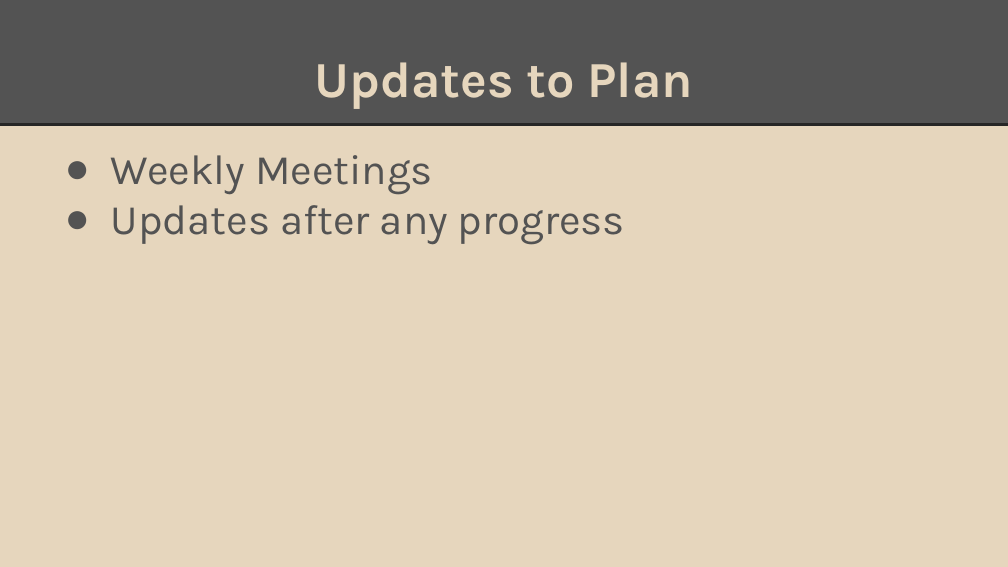
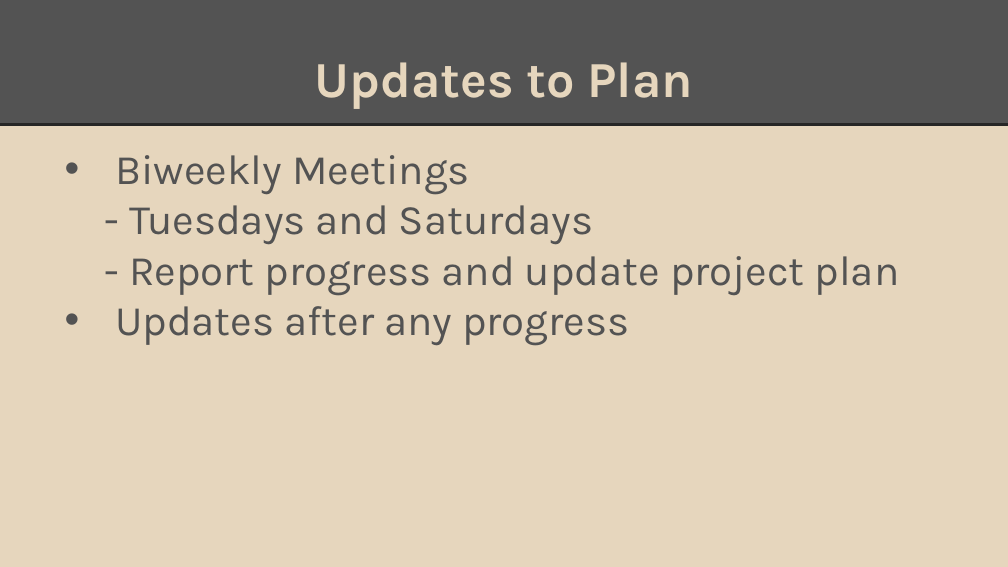
Before and after one commit to Sinmara/Senior-Design, a slide deck: slide 9 of Presentations/Project Charter Presentation.pptx (slide 8 before the commit). Drawn at 1008x567 pixels with LibreOffice and Linux fonts; fonts in the diff are those of the drawing. Boxes give left, top, right and bottom in pixels: in the first picture for what was removed or moved away, otherwise in the second. Text is boxed around its words. In the diff, an @@ line names an element or a change of style, - is before the commit and + after.

Commit message:
MS project slides updated

```diff
--- a/Presentations/Project Charter Presentation.pptx
+++ b/Presentations/Project Charter Presentation.pptx
@@ text at (x1=115, y1=155, x2=900, y2=296): text changed @@
-● Weekly Meetings
+• Biweekly Meetings
+- Tuesdays and Saturdays
+- Report progress and update project plan
@@ text at (x1=115, y1=306, x2=629, y2=346): bullet ● to • @@
```
Also in this commit, not shown: 2 other slides changed, 2 slides added, 1 slide removed.
